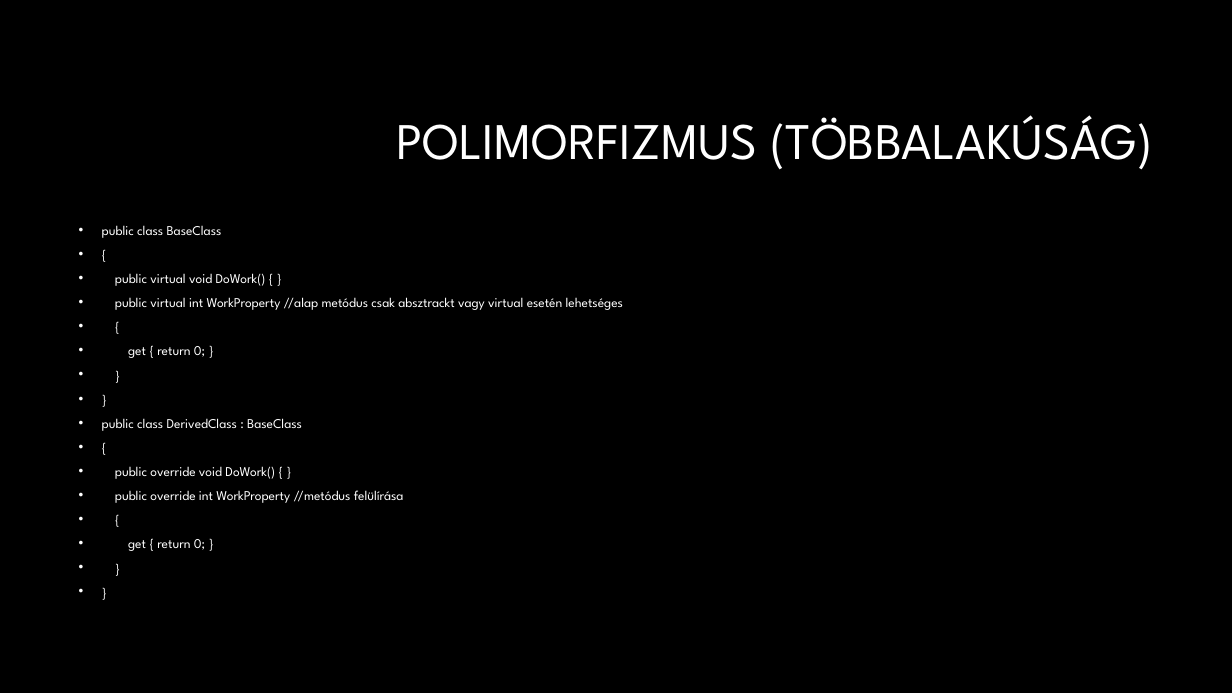
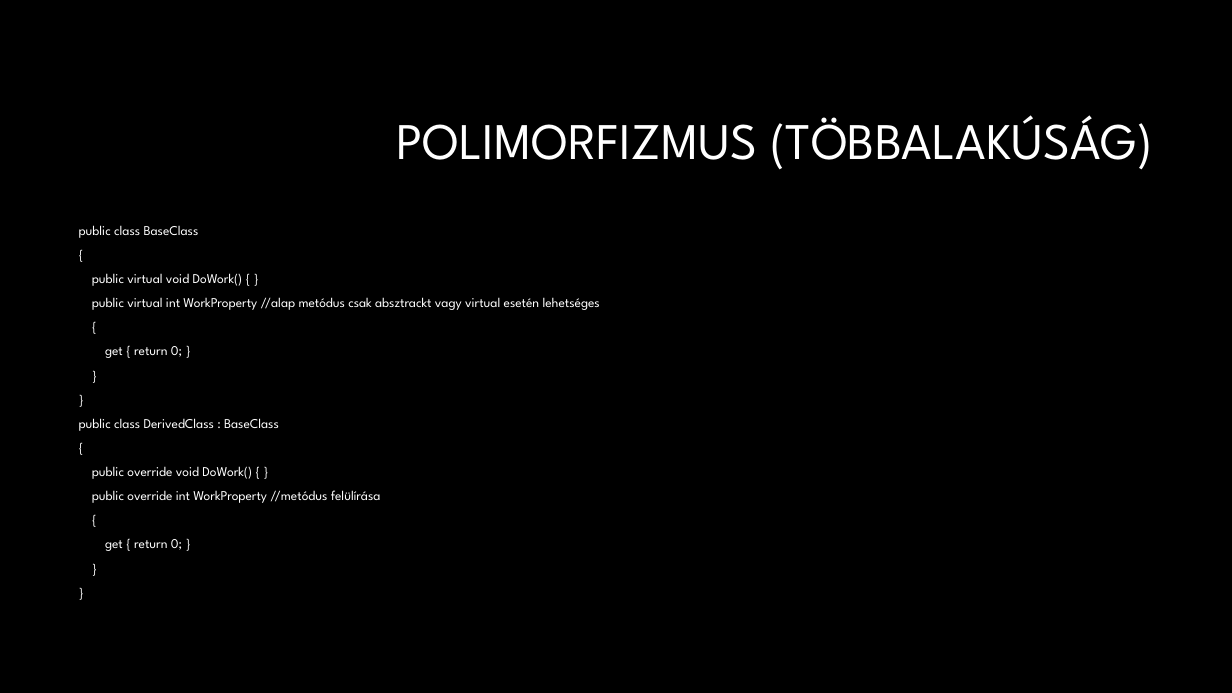
Before and after one commit to SzaboBence1027/QuickTick, a slide deck: slide 7 of Objektum orientált Programozás.pptx (slide 6 before the commit). Drawn at 1232x693 pixels with LibreOffice and Linux fonts; fonts in the diff are those of the drawing; background and template pictures are left out. Boxes give left, top, right and bottom in pixels: in the first picture for what was removed or moved away, otherwise in the second. Text is boxed around its words. In the diff, an @@ line names an element or a change of style, - is before the commit and + after.

```diff
--- a/Objektum orientált Programozás.pptx
+++ b/Objektum orientált Programozás.pptx
@@ text "public class BaseClass" at [79,225,600,551]: bullet • to none @@
```
Also in this commit, not shown: 5 other slides changed, 4 slides added.
